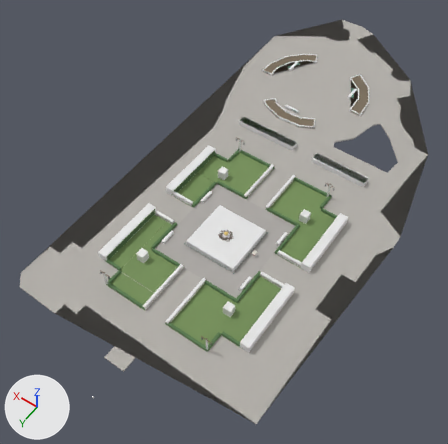
One commit to the FBX model models/AR_Herautenplein/exports/AR_Herautenplein.fbx: the scene before it, then after it.
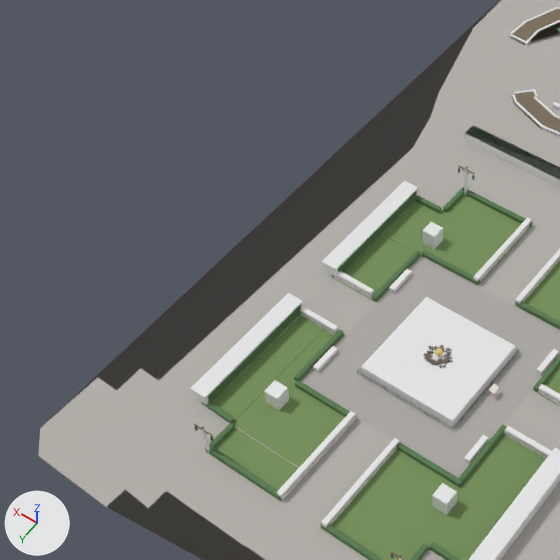
Each version is shown whole from a 50 mm camera at (-31.2, 15.5, 73.0) aimed at (3.7, -33.5, -3.9), then close up on the part from 0% to 64% of the width and 12% to 77% of the height. Arrows for +X, +Y and +Z are at lower left; the lights stay in place. The first two pictures are the older version. Vertices at exactly the same position are counted once.

The first close-up shows 'COLL_1', 'COLL_11', 'COLL_29', 'COLL_5', 'COLL_7', 'static__MAT_bodem_0', 'static__MAT_gras_0', 'static__MAT_haag_0', 'static__MAT_kassei_0', 'static__MAT_plavuis_0', 'static__MAT_taxus_0', 'static__TEX_baksteen_bakken_0' and 28 more.
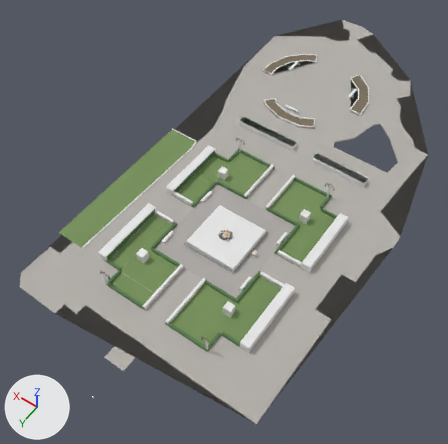
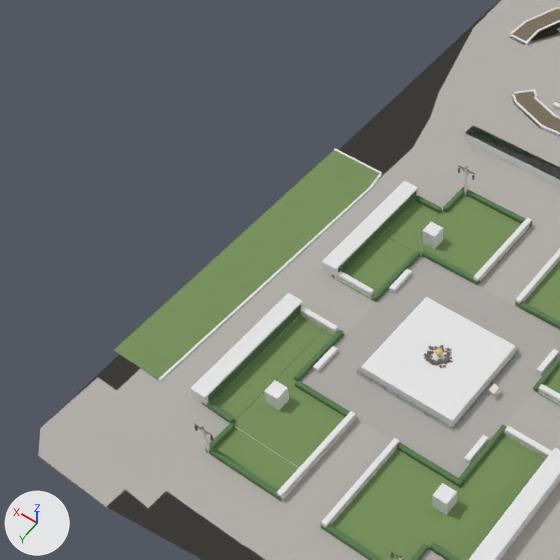
Pixel boxes (x1, y1, x2, y2) of what changed, in the close-ups (560 x 560 px):
'static__MAT_gras_0', reshaped
    before: (202, 195, 560, 560)
    after: (114, 150, 560, 560)
'static__TEX_baksteen_bakken_0', reshaped
    before: (500, 7, 560, 559)
    after: (159, 7, 560, 559)
part 1 of me_static__tex_baksteen_bakken_0, added
    after: (369, 173, 382, 189)
part 2 of me_static__tex_baksteen_bakken_0, added
    after: (334, 148, 382, 174)
part 3 of me_static__tex_baksteen_bakken_0, added
    after: (159, 188, 371, 381)
part 4 of me_static__mat_gras_0, added (green)
    after: (114, 150, 379, 379)

The change, as a diff of the scene's bpy script:
```diff
--- a/models/AR_Herautenplein/exports/AR_Herautenplein.fbx.py
+++ b/models/AR_Herautenplein/exports/AR_Herautenplein.fbx.py
@@ me_static__tex_baksteen_bakken_0 @@
 # used by ob_static__tex_baksteen_bakken_0; location = (0.0, 0.0, 0.0)
-me_static__tex_baksteen_bakken_0.from_pydata(...)  # 747 vertices, 1097 faces; spans x -13.0..16.7, y -73.4..-15.7, z -0.1..0.4
+me_static__tex_baksteen_bakken_0.from_pydata(...)  # 807 vertices, 1187 faces; spans x -13.0..20.5, y -73.4..-15.1, z -0.1..0.4
+# me_static__tex_baksteen_bakken_0 part 1: the loose piece of 20 vertices spanning x 11.7..12.5, y -41.2..-30.8, z -0.1..0.4 is copied, and the copy is turned 8 degrees about the z axis through its middle and scaled by 0.194, then moved by (3.1, -5.0, -0.1); it spans x 15.0..15.5, y -42.0..-40.0, z 0.0..0.2
+# me_static__tex_baksteen_bakken_0 part 2: the loose piece of 20 vertices spanning x 11.7..12.5, y -41.2..-30.8, z -0.1..0.4 is copied, and the copy is scaled about its middle by (6.46, 0.0181, 0.504), then moved by (5.8, -6.0, -0.1); it spans x 15.4..20.5, y -42.1..-41.9, z 0.0..0.2
+# me_static__tex_baksteen_bakken_0 part 3: a new loose piece of 20 vertices spanning x 15.0..15.8, y -40.0..-15.1, z 0.0..0.2, in mat_tex_baksteen_bakken (white #e7e7e7)
 me_static__tex_baksteen_bakken_0.materials.append(mat_tex_baksteen_bakken)
@@ me_static__mat_gras_0 @@
 # used by ob_static__mat_gras_0; location = (0.0, 0.0, 0.0)
 # verts and faces of me_static__mat_gras_0; kept vertices keep their numbers, new ones are numbered from 216
-me_static__mat_gras_0.from_pydata(...)  # 216 vertices, 336 faces; spans x -12.2..11.7, y -44.5..-12.5, z -0.2..0.1
+me_static__mat_gras_0.from_pydata(...)  # 221 vertices, 339 faces; spans x -12.2..20.5, y -44.5..-12.5, z -0.2..0.1
+# me_static__mat_gras_0 part 4
+verts[216] = (15.8, -15.1, 0.1)  # pixel (159, 380)
+verts[217] = (20.5, -15.1, 0.1)  # pixel (113, 350)
+verts[218] = (20.5, -42.0, 0.1)  # pixel (334, 149)
+verts[219] = (15.4, -42.0, 0.1)  # pixel (381, 173)
+verts[220] = (15.1, -40.0, 0.1)  # pixel (369, 188)
+faces += [(217, 220, 218), (216, 220, 217), (218, 220, 219)]
 me_static__mat_gras_0.materials.append(mat_mat_gras)
```
